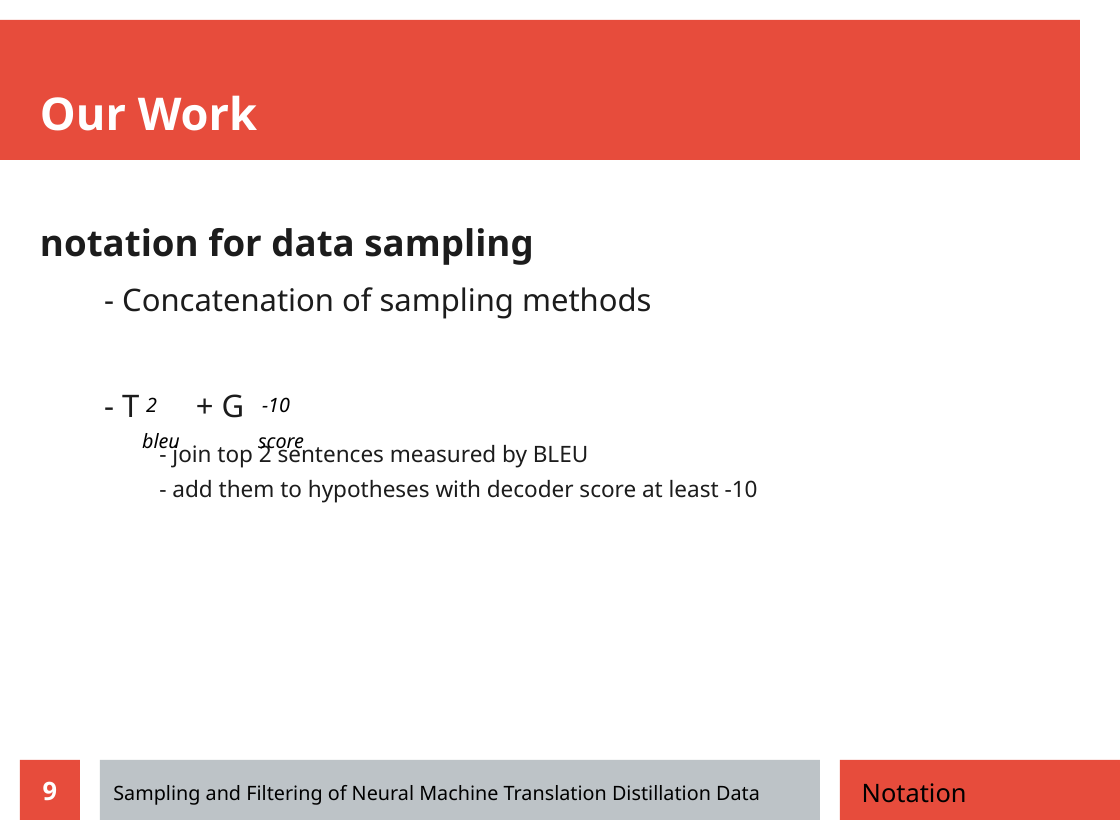
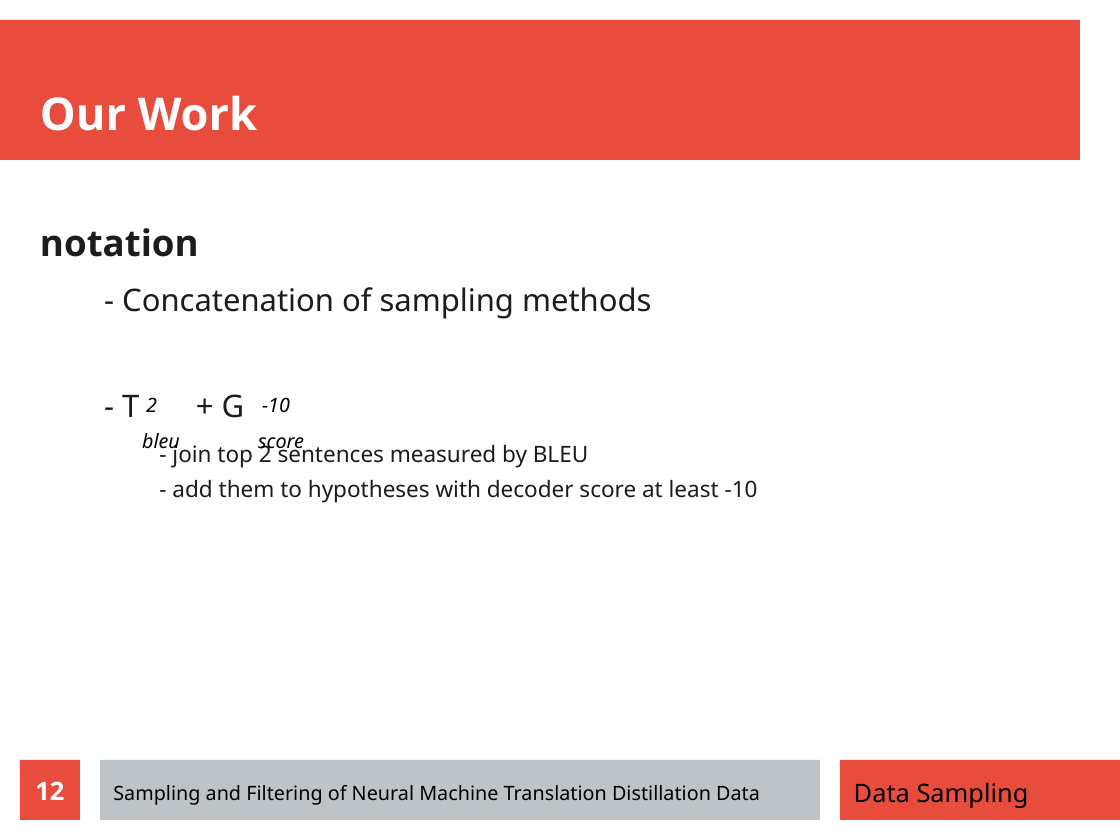
Before and after one commit to zouharvi/reference-mt-distill, a slide deck: slide 12 of meta/final_presentation.odp (slide 9 before the commit). Drawn at 1120x840 pixels with LibreOffice and Linux fonts; fonts in the diff are those of the drawing. Boxes give left, top, right and bottom in pixels: in the first picture for what was removed or moved away, otherwise in the second. Text is boxed around its words. In the diff, an @@ line names an element or a change of style, - is before the commit and + after.

```diff
--- a/meta/final_presentation.odp
+++ b/meta/final_presentation.odp
@@ text at <box>40,228,199,257</box>: text changed @@
-notation for data sampling
+notation
@@ page number at <box>35,781,64,800</box>: text changed @@
-9
+12
@@ text at <box>854,782,1029,808</box>: text changed @@
-Notation
+Data Sampling
```
Also in this commit, not shown: 14 other slides changed, 5 slides added.
